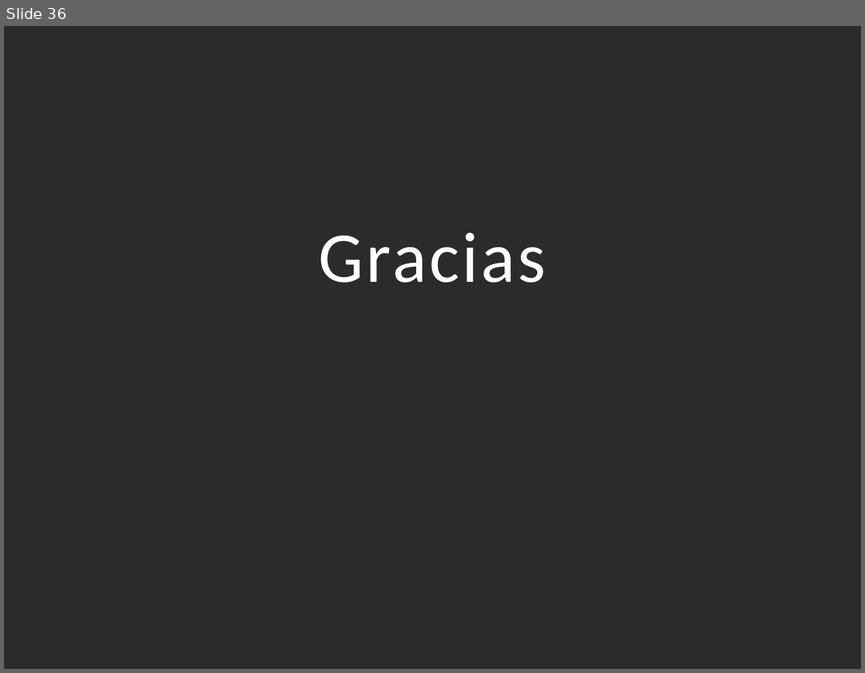
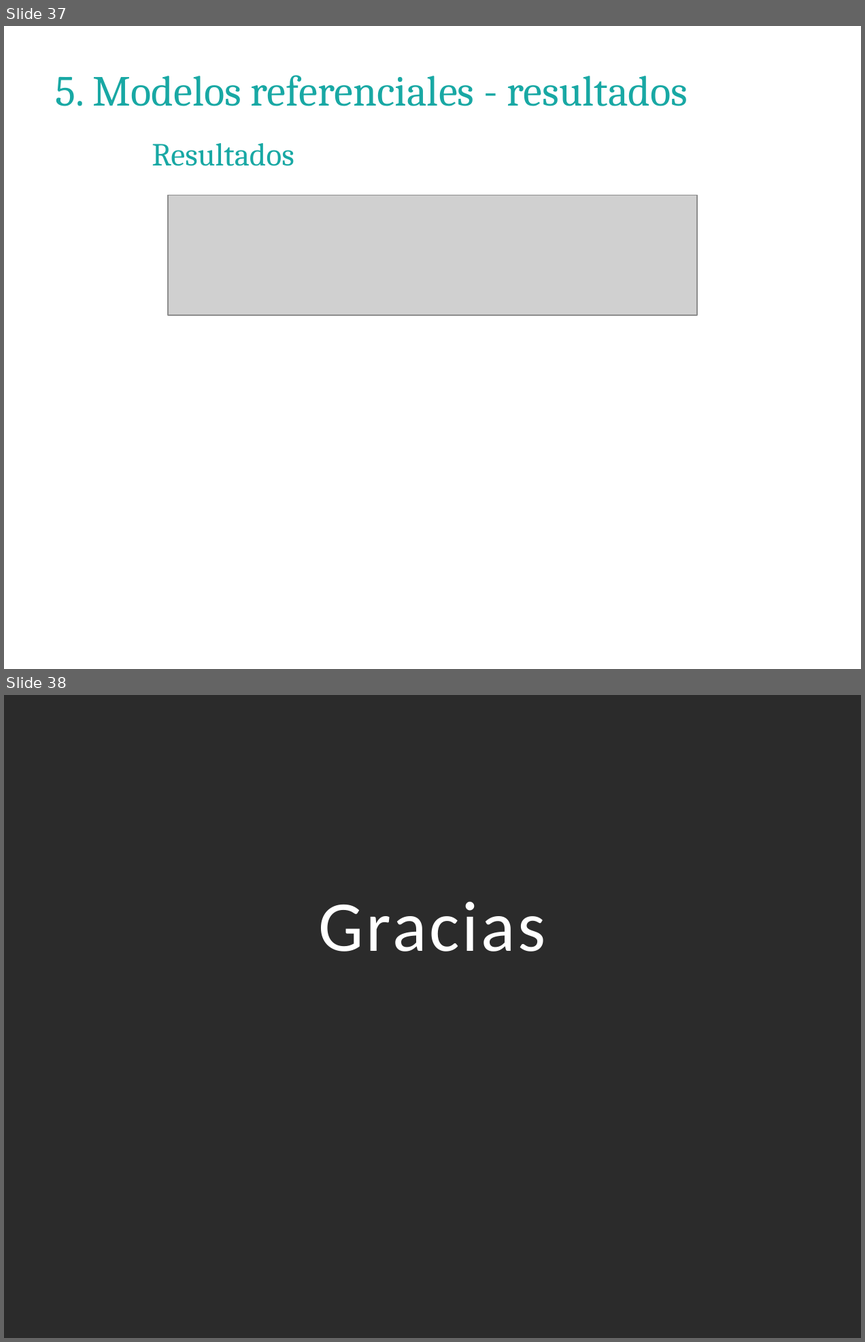
Before and after one commit to JoseSantillan/tesis2, a slide deck: Semana 07/Presentación/Presentación.pptx. Shown one above the other, each under a label of ours: slide 36 before the commit, slides 37 and 38 after it. The pictures are 865x673 and 865x1342 pixels, drawn with LibreOffice and Linux fonts; fonts in the diff are those of the drawing; grey boxes stand for pictures; background and template pictures are left out; a plain dark background stands for a picture behind light text. Boxes give left, top, right and bottom in pixels: in the first picture for what was removed or moved away, otherwise in the second. Text is boxed around its words. In the diff, an @@ line names an element or a change of style, - is before the commit and + after.

```diff
--- a/Semana 07/Presentación/Presentación.pptx
+++ b/Semana 07/Presentación/Presentación.pptx
@@ slide 37 added at bbox=[4, 26, 861, 669], background picture (left out) @@
@@ text added at bbox=[56, 75, 688, 106], 36 pt, text #18A8A4 @@
+5. Modelos referenciales - resultados
@@ title added at bbox=[152, 143, 294, 166], 27 pt, text #18A8A4 @@
+Resultados
@@ picture added at bbox=[168, 195, 696, 315] @@
@@ what was slide 36 is now slide 38 @@
```
Also in this commit, not shown: 12 slides changed, 1 other slide added, 3 other files.
